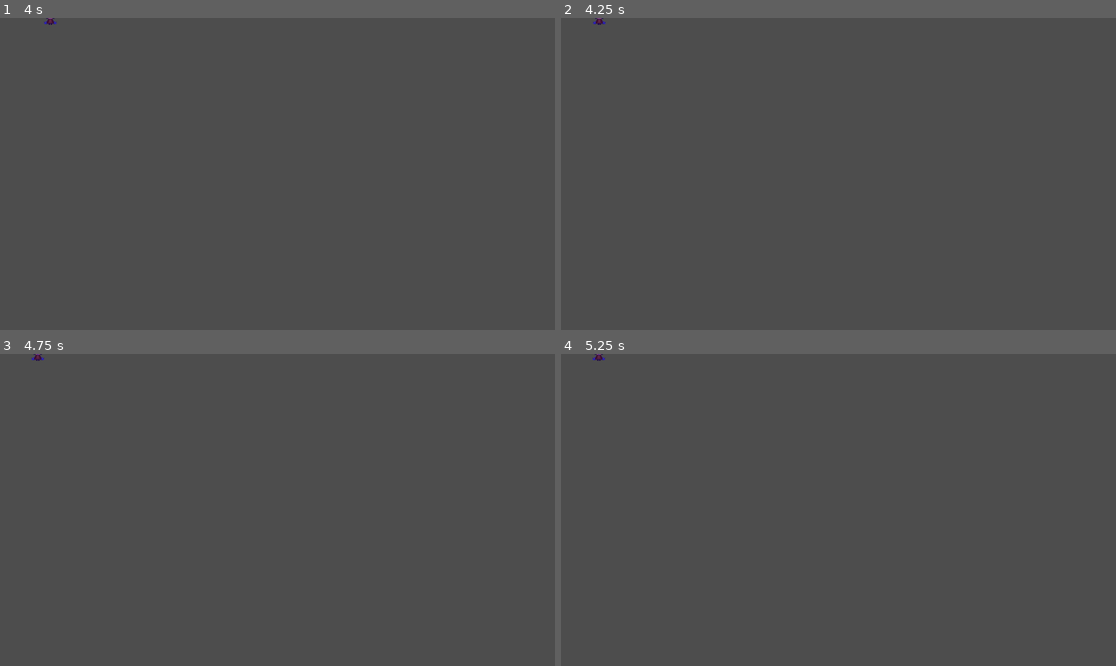
Above: before the commit, frames 1-4 (two rows, left to right).
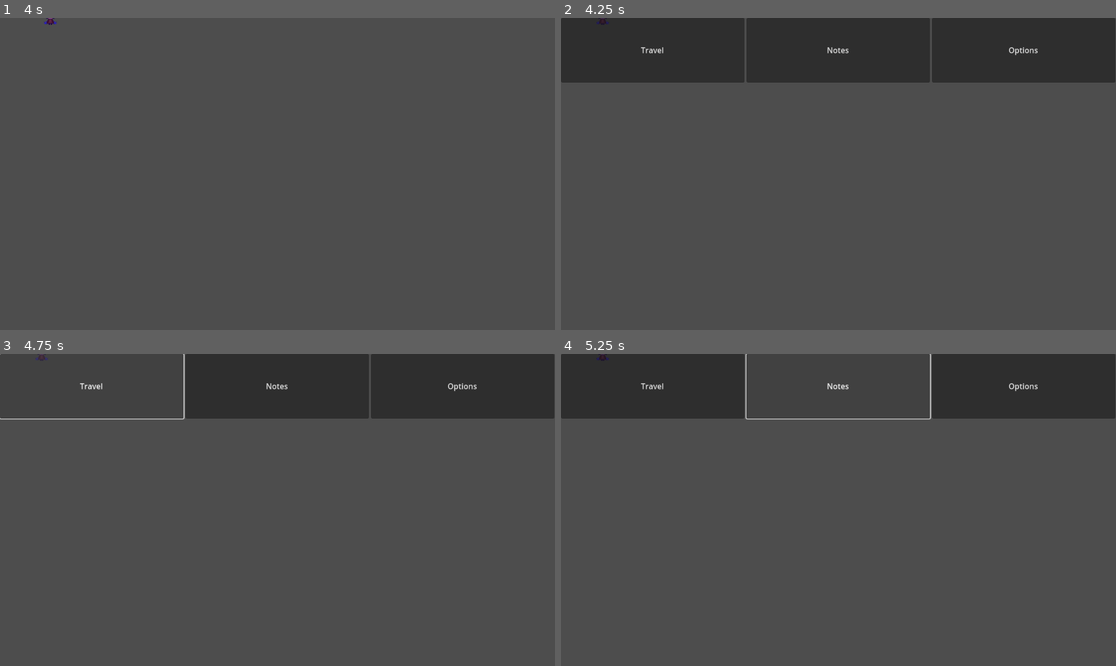
Above: after the commit, the same moments.

Repository: Charpurrr/OneShotRedux
Game: Godot game, scene res://actors/niko/niko.tscn
Same seed, same stepped clock (60 frames per second), same inputs: the game is played once before the commit and once after it. Before the commit the project has no main scene; this scene is started directly in both runs.
Inputs (mouse positions are in pixels of both pictures, inside the frame that each line leads up to):
- Up to frame 1 (4 s): tap Enter at 0.5 s; hold Right (Right) 0.53-1.28 s; hold Down (Down) 1.28-2.03 s; tap Space at 2 s; hold Right (Right) 2.03-2.78 s; hold Up (Up) 2.78-3.53 s; hold Left (Left) from 3.53 s (still down)
- Up to frame 2 (4.25 s): keep holding Left (Left); tap Escape (Pause, bound only after the commit) at 4.15 s
- Up to frame 3 (4.75 s): release Left (Left) at 4.25 s; click (94, 385) at 4.25 s, where only the run after the commit has a clickable "Travel"
- Up to frame 4 (5.25 s): click (838, 385) at 5 s, where only the run after the commit has a clickable "Notes"

Frame 1 is identical in both runs. In frame 2, 20% of the frame differs, in the area x 0-100%, y 0-21%; in frame 3, 14%; in frame 4, 14%.

Commit message:
pause n stuff

Diff:
--- a/actors/niko/niko.gd
+++ b/actors/niko/niko.gd
@@ -1,8 +1,14 @@
 extends CharacterBody2D
+
+var pause = preload("res://ui/pause_screen/pause_screen.tscn")
 
 var speed = 100
 
 func _physics_process(delta):
+	if Input.is_action_just_pressed("Pause"):
+		var pm = pause.instantiate()
+		add_child(pm)
+
 	var input_vector = Vector2.ZERO
 	input_vector.x = Input.get_action_strength("Right") - Input.get_action_strength("Left")
 	input_vector.y = Input.get_action_strength("Down") - Input.get_action_strength("Up")
--- a/actors/niko/niko.tscn
+++ b/actors/niko/niko.tscn
@@ -17,6 +17,7 @@
 }]
 
 [node name="Niko" type="CharacterBody2D"]
+process_mode = 1
 texture_filter = 1
 script = ExtResource("1_jnit1")
 
--- a/project.godot
+++ b/project.godot
@@ -11,8 +11,17 @@
 [application]
 
 config/name="OneShotRedux"
+run/main_scene="res://actors/niko/niko.tscn"
 config/features=PackedStringArray("4.0", "GL Compatibility")
 config/icon="res://icon.svg"
+
+[editor]
+
+movie_writer/mix_rate=8000
+movie_writer/mjpeg_quality=0.28
+movie_writer/movie_file="C:/Users/User/Documents/game.avi"
+movie_writer/disable_vsync=true
+movie_writer/fps=30
 
 [input]
 
@@ -36,6 +45,11 @@
 "events": [Object(InputEventKey,"resource_local_to_scene":false,"resource_name":"","device":-1,"window_id":0,"alt_press …(182 unchanged characters)…
 ]
 }
+Pause={
+"deadzone": 0.5,
+"events": [Object(InputEventKey,"resource_local_to_scene":false,"resource_name":"","device":-1,"window_id":0,"alt_pressed":false,"shift_pressed":false,"ctrl_pressed":false,"meta_pressed":false,"pressed":false,"keycode":0,"physical_keycode":4194305,"key_label":0,"unicode":0,"echo":false,"script":null)
+]
+}
 
 [rendering]
 
--- /dev/null
+++ b/ui/pause_screen/pause_screen.gd
@@ -0,0 +1,14 @@
+extends CanvasLayer
+
+
+# Called when the node enters the scene tree for the first time.
+func _ready():
+	get_tree().paused = true
+
+
+# Called every frame. 'delta' is the elapsed time since the previous frame.
+func _process(delta):
+	await(get_tree().create_timer(0.1)).timeout
+	if Input.is_action_just_pressed("Pause"):
+		get_tree().paused = false
+		queue_free()
--- /dev/null
+++ b/ui/pause_screen/pause_screen.tscn
@@ -0,0 +1,38 @@
+[gd_scene load_steps=2 format=3 uid="uid://d1261754e8yoj"]
+
+[ext_resource type="Script" path="res://ui/pause_screen/pause_screen.gd" id="1_g1djg"]
+
+[node name="pause_screen" type="CanvasLayer"]
+process_mode = 3
+script = ExtResource("1_g1djg")
+
+[node name="Control" type="Control" parent="."]
+layout_mode = 3
+offset_right = 1152.0
+offset_bottom = 648.0
+
+[node name="HBoxContainer" type="HBoxContainer" parent="Control"]
+layout_mode = 1
+offset_right = 1151.0
+offset_bottom = 134.0
+
+[node name="Button" type="Button" parent="Control/HBoxContainer"]
+custom_minimum_size = Vector2(-0.92, 0)
+layout_mode = 2
+size_flags_horizontal = 3
+size_flags_stretch_ratio = 0.5
+text = "Travel"
+
+[node name="Button3" type="Button" parent="Control/HBoxContainer"]
+custom_minimum_size = Vector2(-0.92, 0)
+layout_mode = 2
+size_flags_horizontal = 3
+size_flags_stretch_ratio = 0.5
+text = "Notes"
+
+[node name="Button2" type="Button" parent="Control/HBoxContainer"]
+custom_minimum_size = Vector2(-0.92, 0)
+layout_mode = 2
+size_flags_horizontal = 3
+size_flags_stretch_ratio = 0.5
+text = "Options"
